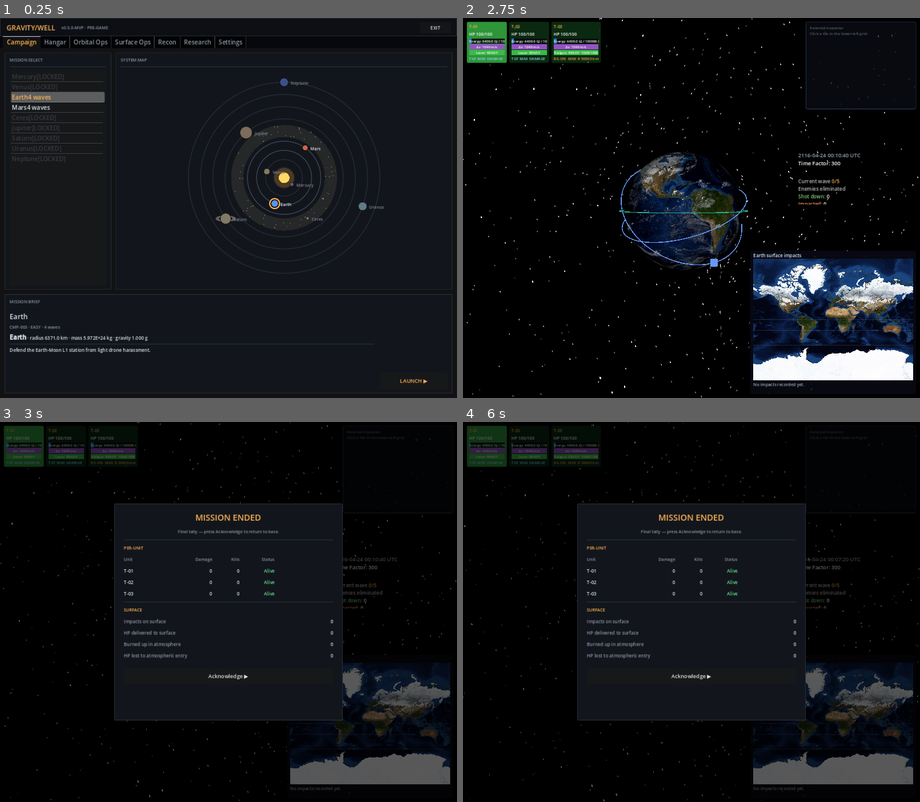
Above: before the commit, frames 1-4 (two rows, left to right).
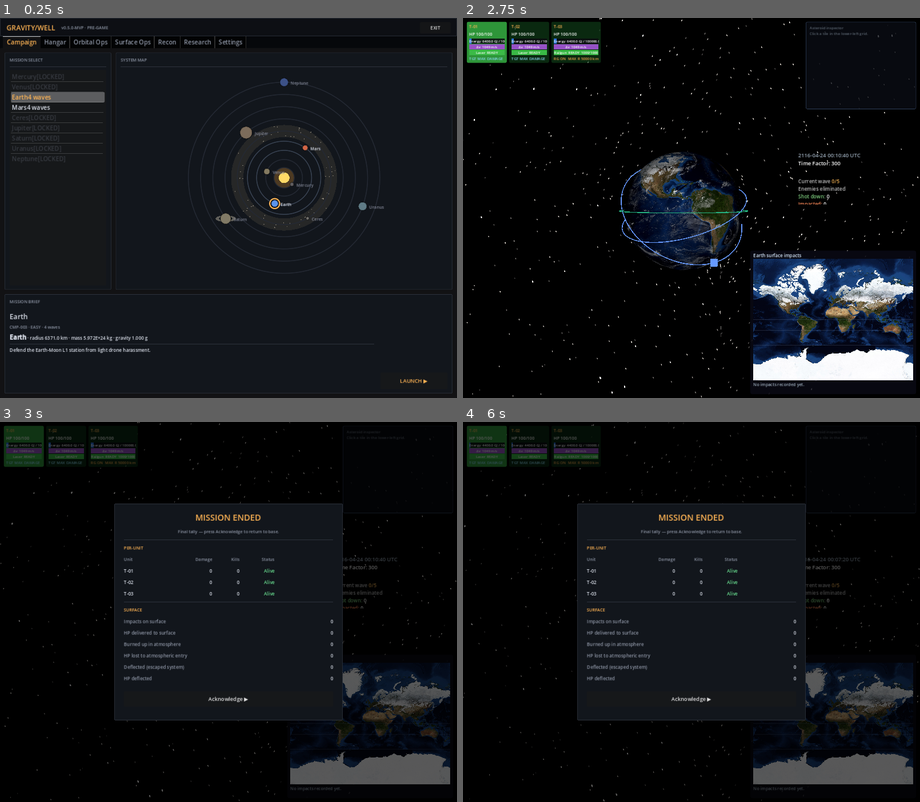
Above: after the commit, the same moments.

Repository: mellenburg/game
Game: Godot game, scene res://scenes/menu.tscn
The game is run twice, just before and just after one commit, with the same random seed, the same clock (stepped at 60 frames per second) and the same inputs.
Inputs (mouse positions are in pixels of both pictures, inside the frame that each line leads up to):
- Up to frame 1 (0.25 s): no input
- Up to frame 2 (2.75 s): click "LAUNCH ▶" at 0.5 s; tap A (move_left) at 1.25, 2 s; drag from (577, 246) to (737, 124) at 1.27 s; drag from (600, 227) to (668, 284) at 2.02 s
- Up to frame 3 (3 s): tap A (move_left) at 2.75 s; move the mouse to (274, 528) at 2.77 s; hold D (move_right) from 2.78 s (still down); hold Enter (end_game) from 2.78 s (still down); tap J (add_decaying_enemy) at 2.85 s
- Up to frame 4 (6 s): release D (move_right) at 3.5 s; release Enter (end_game) at 3.5 s; click "Acknowledge ▶" at 3.5 s; click "LAUNCH ▶" at 4.25 s; tap A (move_left) at 5, 5.75 s; drag from (668, 688) to (554, 555) at 5.02 s; move the mouse to (828, 669) at 5.77 s; hold A (move_left) from 5.78 s (still down); hold Enter (end_game) from 5.78 s (still down); tap N (add_satellite) at 5.85 s

Frames 1-2 are identical in both runs. In frame 3, 0.3% of the frame differs, in the area x 27-73%, y 63-74%; in frame 4, 0.3%.

Commit message:
Show deflected asteroid count and HP in end-of-run summary
Track deflected_hp alongside the existing asteroids_deflected counter:
each escaping fragment's remaining hp is summed when it crosses the
50 000 km boundary. Both values are included in end_game_summary() and
rendered in the SURFACE section of the end-game overlay.

https://claude.ai/code/session_01MUvdYkg9kaT8maSnz76vPP

Diff:
--- a/godot/scripts/earth_system.gd
+++ b/godot/scripts/earth_system.gd
@@ -90,6 +90,7 @@
 var atmosphere_burnup_hp: float = 0.0
 # Breakup fragments that escaped the system on a hyperbolic trajectory.
 var asteroids_deflected: int = 0
+var deflected_hp: float = 0.0
 # Snapshots of player satellites that died during the run. Each entry
 # is a Dictionary { "unit_name", "damage_dealt", "kills" } captured at
 # the moment of death so the end-of-run summary can credit a unit
@@ -510,6 +511,7 @@
 			pass
 		elif sat.is_deflected:
 			asteroids_deflected += 1
+			deflected_hp += sat.hp
 		# Tally enemy terminations by cause: HP gone -> shot down by a
 		# weapon; sub-orbital body (asteroid or post-burn decaying
 		# enemy) still has HP -> ground impact (advance_time kills it
@@ -667,6 +669,7 @@
 		"atmosphere_burnup_count": atmosphere_burnup_count,
 		"atmosphere_burnup_hp": atmosphere_burnup_hp,
 		"asteroids_deflected": asteroids_deflected,
+		"deflected_hp": deflected_hp,
 	}
 
 
--- a/godot/scripts/end_game_overlay.gd
+++ b/godot/scripts/end_game_overlay.gd
@@ -187,6 +187,15 @@
 	))
 	_content_root.add_child(_kv_row(
 		"HP lost to atmospheric entry", "%.0f" % atmo_hp,
+	))
+
+	var deflected_count := int(summary.get("asteroids_deflected", 0))
+	var deflected_hp := float(summary.get("deflected_hp", 0.0))
+	_content_root.add_child(_kv_row(
+		"Deflected (escaped system)", "%d" % deflected_count,
+	))
+	_content_root.add_child(_kv_row(
+		"HP deflected", "%.0f" % deflected_hp,
 	))
 
 	_content_root.add_child(_hr())
